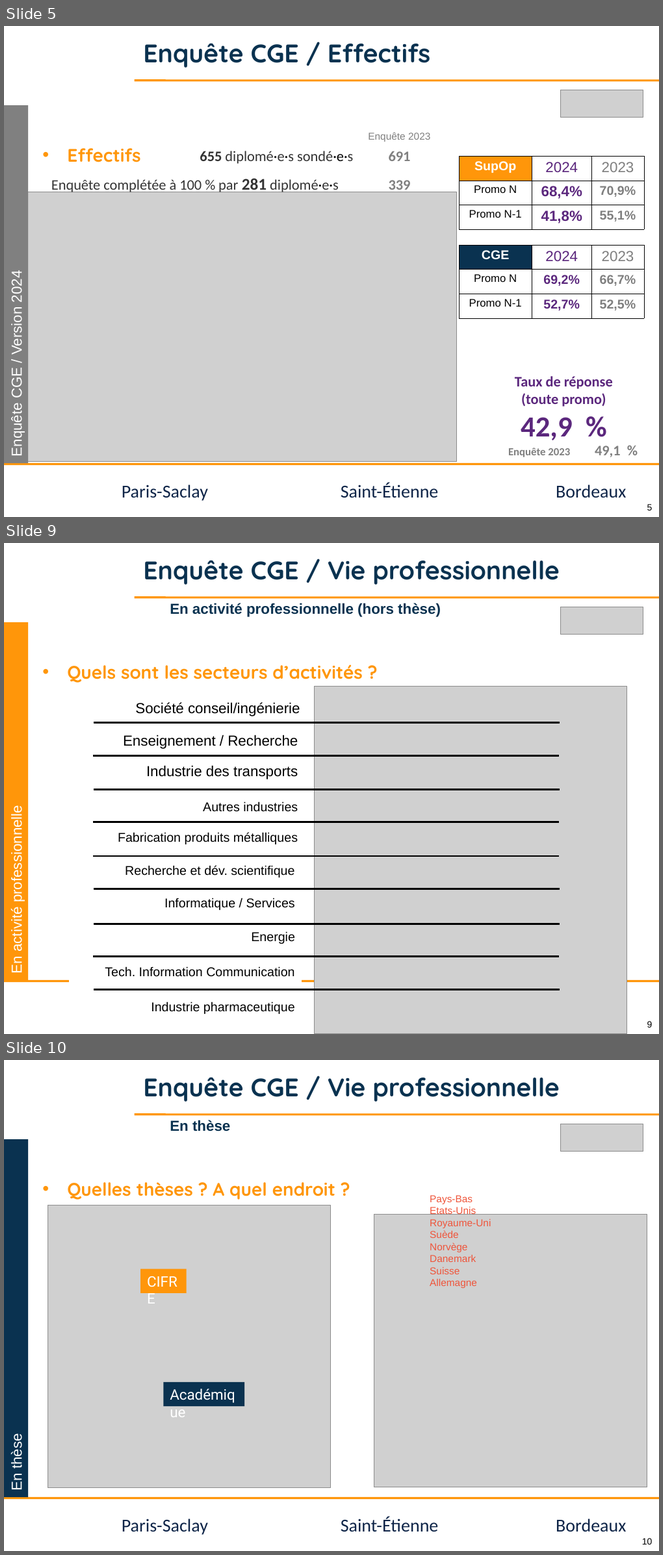
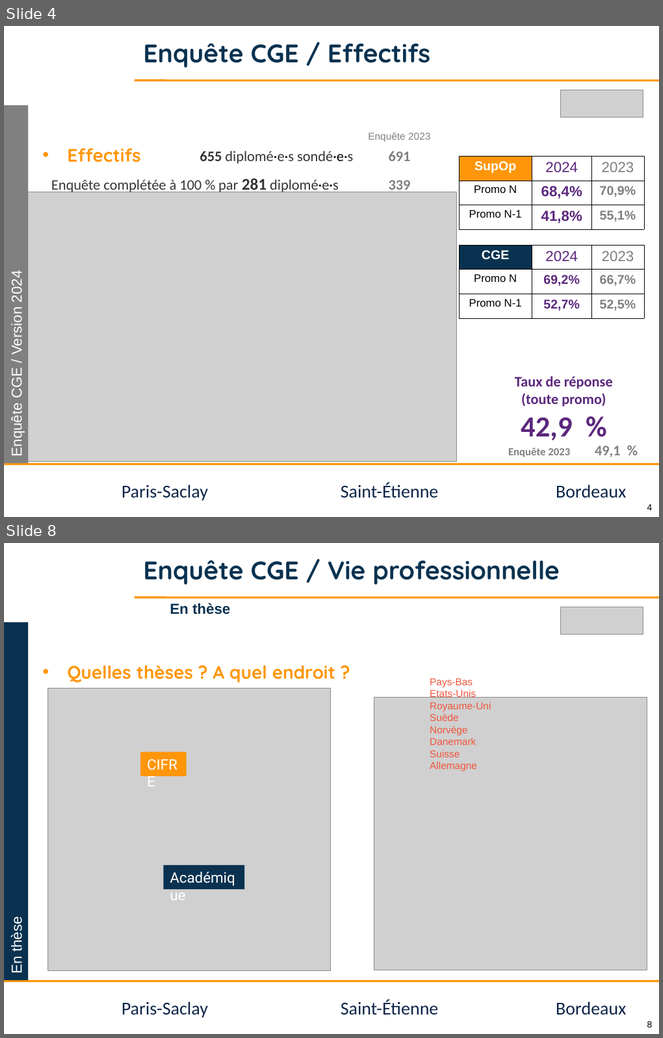
Before and after one commit to jvillemejane/jvillemejane, a slide deck: Presentations/2024_COPERF_CGE.pptx. Shown one above the other, each under a label of ours: slides 5, 9 and 10 before the commit, slides 4 and 8 after it; the slides between them are not shown. The pictures are 663x1555 and 663x1038 pixels, drawn with LibreOffice and Linux fonts; fonts in the diff are those of the drawing; grey boxes stand for pictures; background and template pictures are left out. Boxes give left, top, right and bottom in pixels: in the first picture for what was removed or moved away, otherwise in the second. Text is boxed around its words. In the diff, an @@ line names an element or a change of style, - is before the commit and + after.

```diff
--- a/Presentations/2024_COPERF_CGE.pptx
+++ b/Presentations/2024_COPERF_CGE.pptx
@@ slide 9 removed at <box>4,543,659,1034</box>, background #FFFFFF; not listed: 4 template elements that a slide beside it also shows @@
@@ title removed at <box>143,560,559,585</box> @@
-Enquête CGE / Vie professionnelle
@@ text removed at <box>170,603,441,617</box> @@
-En activité professionnelle (hors thèse)
@@ picture removed at <box>560,607,644,635</box> @@
@@ rectangle removed at <box>4,622,28,980</box> @@
-En activité professionnelle
@@ text removed at <box>67,665,363,683</box> @@
-• Quels sont les secteurs d’activités ?
@@ rectangle removed at <box>96,696,307,720</box> @@
-Société conseil/ingénierie
@@ picture removed at <box>315,687,627,1034</box> @@
@@ line removed from (93, 723) to (560, 723) @@
@@ rectangle removed at <box>94,728,305,753</box> @@
-Enseignement / Recherche
@@ line removed from (93, 756) to (559, 756) @@
@@ text removed at <box>146,765,298,780</box> @@
-Industrie des transports
@@ line removed from (93, 789) to (560, 789) @@
@@ text removed at <box>203,802,298,812</box> @@
-Autres industries
@@ line removed from (93, 822) to (559, 822) @@
@@ text removed at <box>118,832,298,845</box> @@
-Fabrication produits métalliques
@@ line removed from (93, 856) to (559, 856) @@
@@ text removed at <box>125,865,295,878</box> @@
-Recherche et dév. scientifique
@@ rectangle removed at <box>69,892,302,915</box> @@
-Informatique / Services
@@ line removed from (93, 889) to (560, 889) @@
@@ rectangle removed at <box>69,926,302,948</box> @@
-Energie
@@ line removed from (93, 925) to (560, 925) @@
@@ line removed from (93, 957) to (559, 957) @@
@@ text removed at <box>105,967,295,977</box> @@
-Tech. Information Communication
@@ line removed from (94, 990) to (560, 990) @@
@@ text removed at <box>151,1002,295,1014</box> @@
-Industrie pharmaceutique
@@ what was slide 5 is now slide 4 @@
@@ page number at <box>648,504,653,511</box>: text changed @@
-5
+4
@@ what was slide 10 is now slide 8 @@
@@ page number at <box>648,1021,653,1028</box>: text changed @@
-10
+8
```
Also in this commit, not shown: 7 slides changed, 2 slides added, 2 other slides removed, 1 other file.
